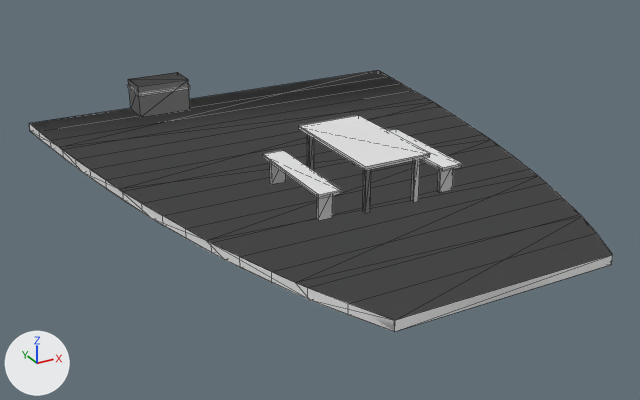
Renders of the FBX model AssetSources/export/galleass_interior.fbx from each side of a commit.
Before and after are seen from a 50 mm lens placed at (-6.66, -31.05, 9.12), pointed at (-0.29, -19.48, 3.34). The axes (+X, +Y, +Z) are drawn at lower left. The lights are the same throughout. The first picture is the older version. Mesh edges are drawn as thin lines. Materials are left out; every surface is plain grey.

The first picture shows 'galleass_interior', 'galleass_interior_lod1'.
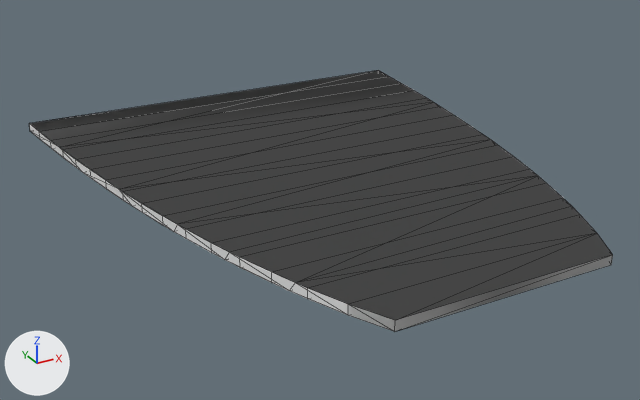
What the commit changed:
me_galleass_interior is used by ob_galleass_interior; location (0.0, 0.0, 0.0).
me_galleass_interior had 172 vertices, 144 faces and spanned x -3.83..3.83, y -23.81..-14.69, z 3.65..4.58.
me_galleass_interior now has 68 vertices, 66 faces and spans x -3.83..3.83, y -23.81..-14.69, z 3.65..3.8.
me_galleass_interior part 2: 13 loose pieces with 104 vertices, spanning x -1.92..1.23, y -21.25..-14.73, z 3.8..4.58, are deleted.
me_galleass_interior_lod1 is used by ob_galleass_interior_lod1; location (0.0, 0.0, 0.0).
me_galleass_interior_lod1 had 92 vertices, 128 faces and spanned x -3.83..3.83, y -23.81..-14.69, z 3.65..4.56.
me_galleass_interior_lod1 now has 31 vertices, 58 faces and spans x -3.83..3.83, y -23.81..-14.69, z 3.65..3.8.
Part 1, on me_galleass_interior_lod1:
7 vertices are removed from x -3.12..2.81, y -23.81..-19.54, z 3.65..3.8.
28 faces are deleted.
14 vertices are added at x -3.24..2.97, y -23.81..-18.94, z 3.65..3.8.
42 new faces join them.
Other edits to the shape of me_galleass_interior_lod1 do not show in these pictures.

What differs and where, as boxes (x1, y1, x2, y2) in the pictures (640 x 400 px; the box of a moved part takes in the faces that stretch with it):
'galleass_interior', reshaped: before (29, 71, 613, 332); after (29, 71, 613, 331)
'galleass_interior_lod1', reshaped: before (29, 70, 613, 331); after (29, 70, 612, 332)
part 1 of me_galleass_interior_lod1, moved or reshaped: before (113, 147, 613, 331); after (111, 147, 612, 332)
part 2 of me_galleass_interior, deleted: before (127, 72, 462, 221)
